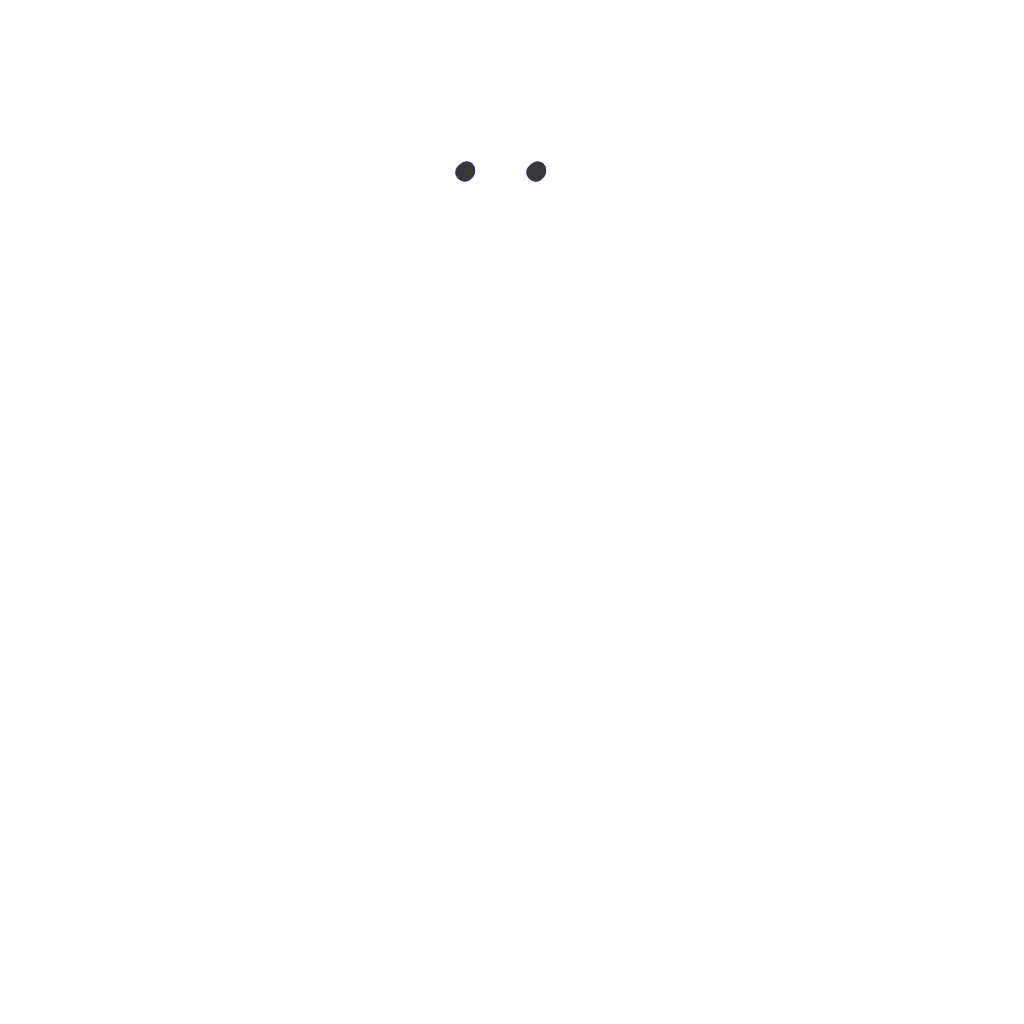
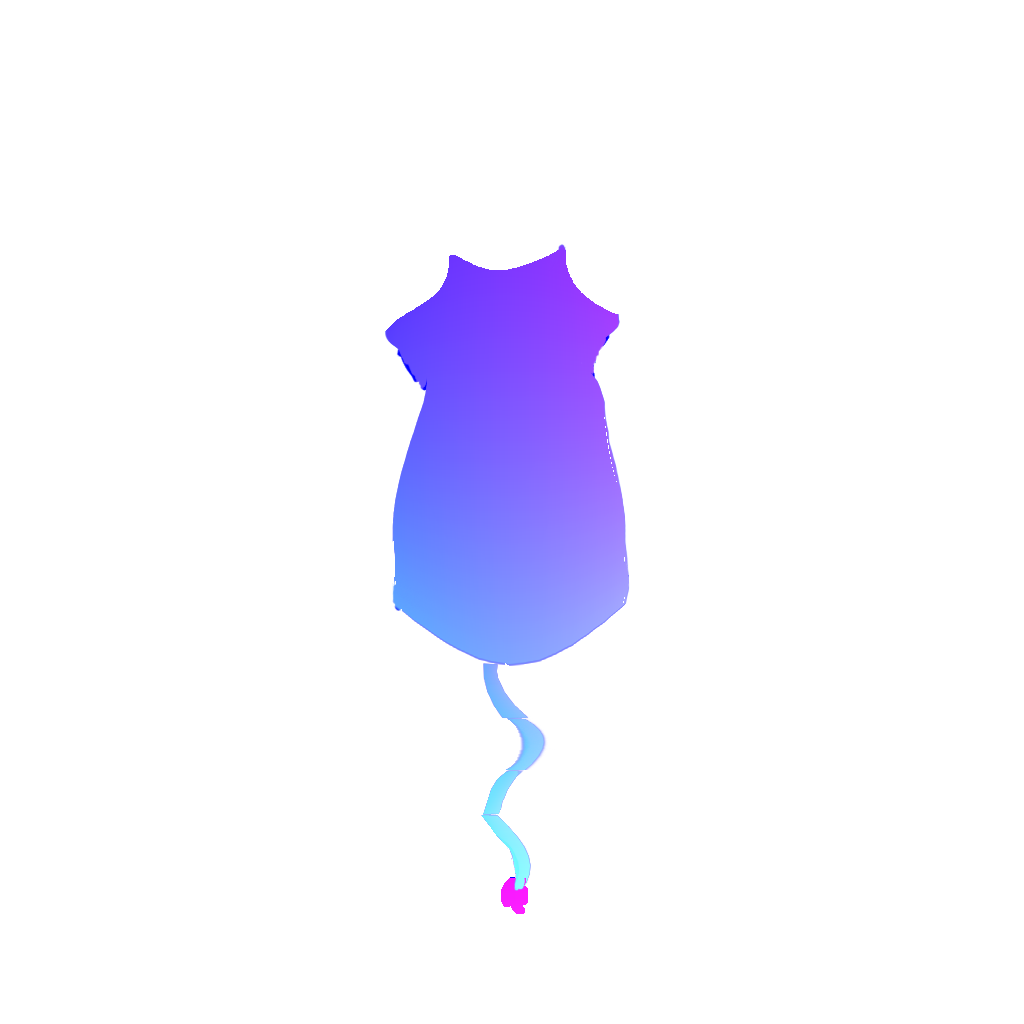
Revision of a layered 1024 x 1024 image; what changed, layer by layer:
hid "pupils" over (454, 161, 547, 182)
added group "frustrated" with 27 layers above "Color Fill 1" over (385, 161, 630, 914)
added group "uv" (2nd of 2, in "frustrated") with 20 layers in group "frustrated" over (385, 161, 630, 914)
added group "Group 4" (2nd of 2, in "frustrated" › "uv") with 4 layers in group "uv" over (385, 161, 630, 914)
added layer "fullbright copy 4" (2nd of 2, in "frustrated" › "uv" › "Group 4") (addition) in group "Group 4" over (385, 161, 630, 914)
added layer "torso" (2nd of 2, in "frustrated" › "uv" › "Group 4") in group "Group 4" over (385, 244, 630, 666)
added layer "tuft" in group "Group 4" over (501, 878, 528, 914)
added layer "tail" in group "Group 4" over (481, 663, 548, 892)
